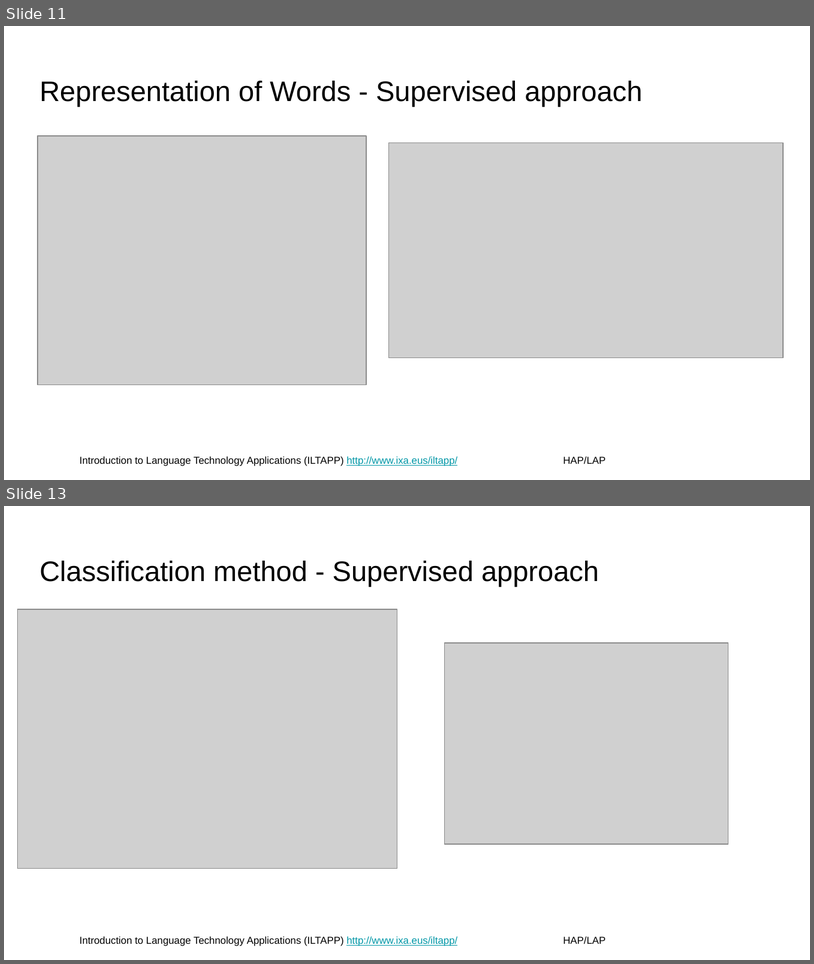
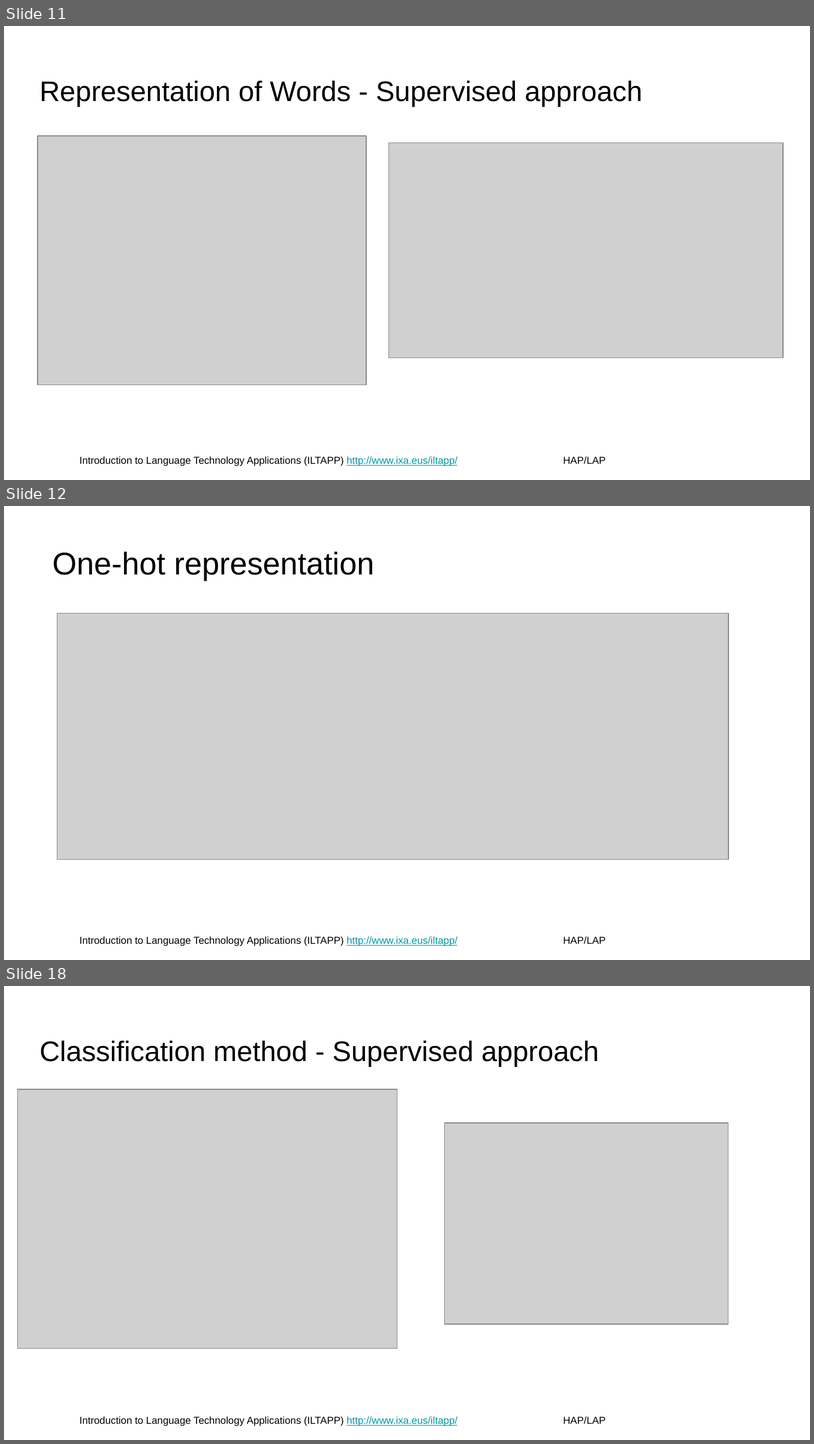
Before and after one commit to juletx/nlp-applications, a slide deck: slides/02-text-classification.pptx. Shown one above the other, each under a label of ours: slides 11 and 13 before the commit, slides 11, 12 and 18 after it; the slides between them are not shown. The pictures are 814x964 and 814x1444 pixels, drawn with LibreOffice and Linux fonts; fonts in the diff are those of the drawing; grey boxes stand for pictures; background and template pictures are left out. Boxes give left, top, right and bottom in pixels: in the first picture for what was removed or moved away, otherwise in the second. Text is boxed around its words. In the diff, an @@ line names an element or a change of style, - is before the commit and + after.

```diff
--- a/slides/02-text-classification.pptx
+++ b/slides/02-text-classification.pptx
@@ slide 12 added at [4, 506, 810, 960], background #FFFFFF; not listed: 1 template element that a slide beside it also shows @@
@@ title added at [53, 552, 375, 580], 28 pt, text #000000 @@
+One-hot representation
@@ picture added at [57, 613, 729, 859] @@
@@ what was slide 13 is now slide 18 @@
```
Also in this commit, not shown: 1 slide changed, 7 other slides added, 1 other file.
